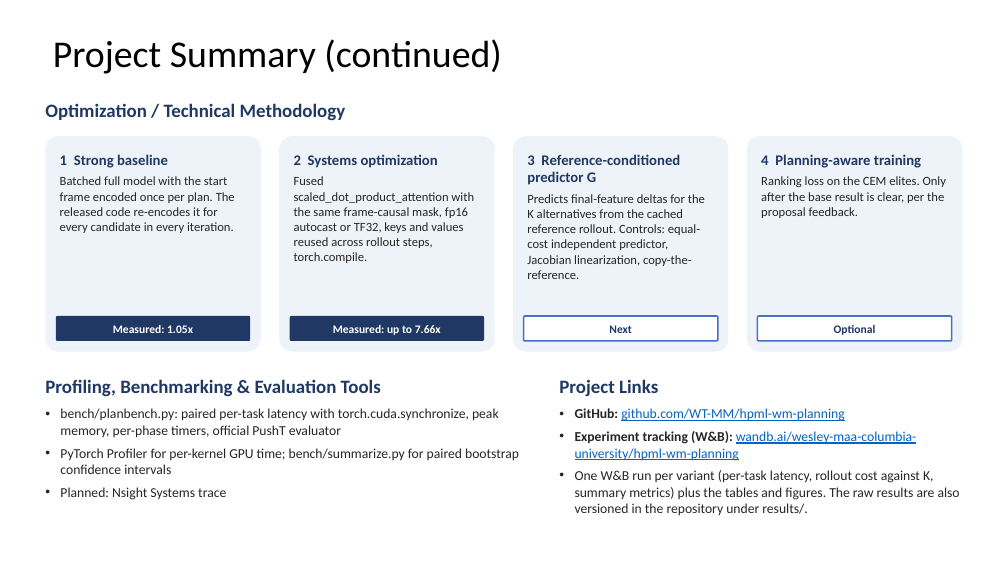
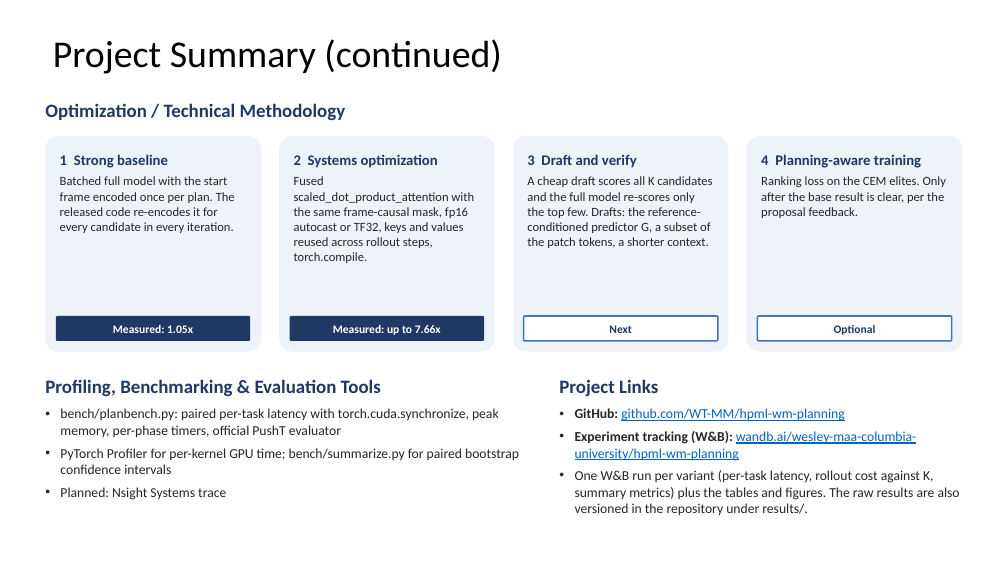
Before and after one commit to WT-MM/hpml-wm-planning, a slide deck: slide 3 of docs/HPML_Midpoint_Report_Team28.pptx. Drawn at 1008x567 pixels with LibreOffice and Linux fonts; fonts in the diff are those of the drawing. Boxes give left, top, right and bottom in pixels: in the first picture for what was removed or moved away, otherwise in the second. Text is boxed around its words. In the diff, an @@ line names an element or a change of style, - is before the commit and + after.

```diff
--- a/docs/HPML_Midpoint_Report_Team28.pptx
+++ b/docs/HPML_Midpoint_Report_Team28.pptx
@@ text in rounded rectangle at box(527, 154, 712, 248): text changed @@
-3 Reference-conditioned predictor G
-Predicts final-feature deltas for the K alternatives from the cached reference rollout. Controls: equal-cost independent predictor, Jacobian linearization, copy-the-reference.
+3 Draft and verify
+A cheap draft scores all K candidates and the full model re-scores only the top few. Drafts: the reference-conditioned predictor G, a subset of the patch tokens, a shorter context.
```
Also in this commit, not shown: 5 other slides changed, 14 other files.
